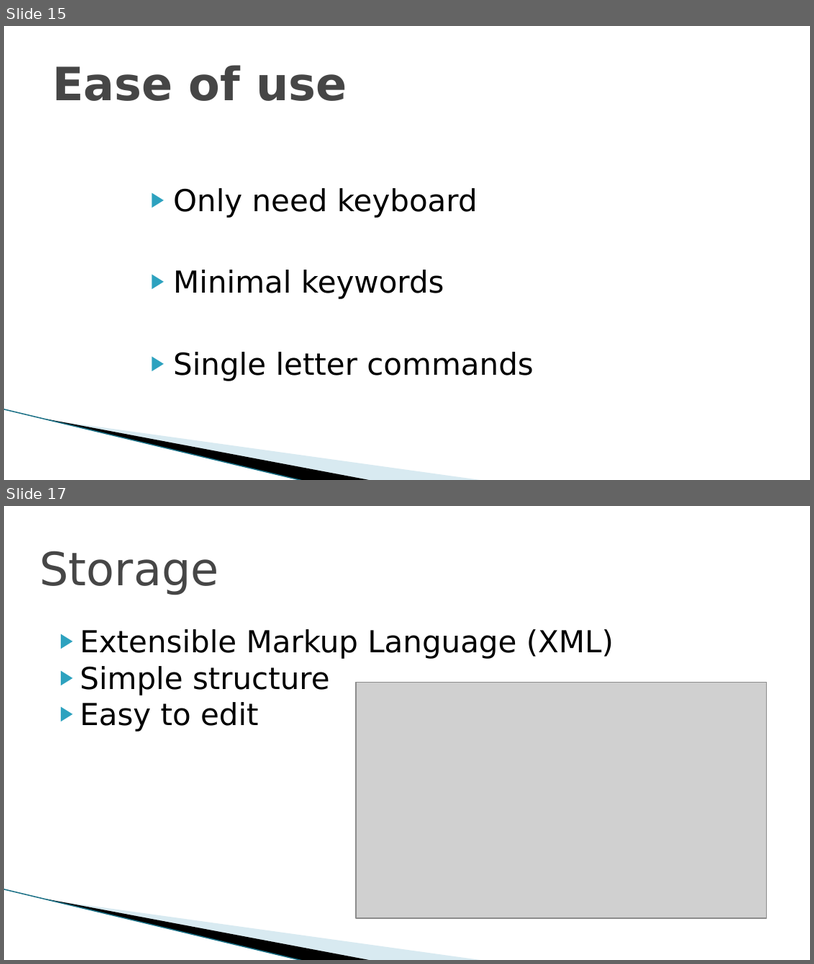
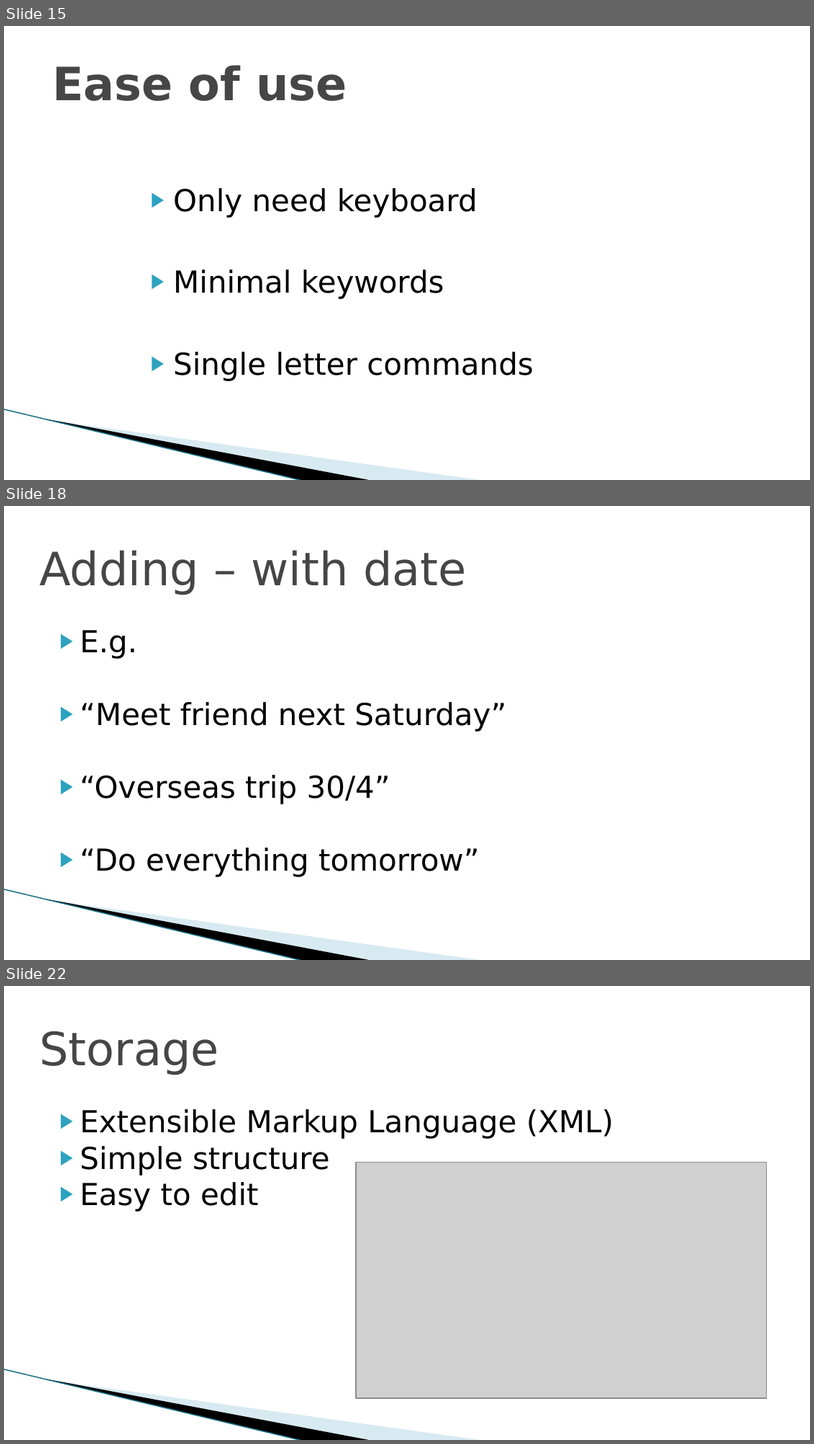
Before and after one commit to riwu/CS2101, a slide deck: WURI OP2.pptx. Shown one above the other, each under a label of ours: slides 15 and 17 before the commit, slides 15, 18 and 22 after it; the slides between them are not shown. The pictures are 814x964 and 814x1444 pixels, drawn with LibreOffice and Linux fonts; fonts in the diff are those of the drawing; grey boxes stand for pictures; background and template pictures are left out. Boxes give left, top, right and bottom in pixels: in the first picture for what was removed or moved away, otherwise in the second. Text is boxed around its words. In the diff, an @@ line names an element or a change of style, - is before the commit and + after.

```diff
--- a/WURI OP2.pptx
+++ b/WURI OP2.pptx
@@ slide 18 added at (4,506,810,960), background #FFFFFF; not listed: 3 template elements that a slide beside it also shows @@
@@ title added at (39,550,467,595), 41 pt, text #464646 @@
+Adding – with date
@@ text added at (80,630,507,877), 27 pt, text #000000 @@
+▶ E.g.
+▶ “Meet friend next Saturday”
+▶ “Overseas trip 30/4”
+▶ “Do everything tomorrow”
@@ what was slide 17 is now slide 22 @@
```
Also in this commit, not shown: 4 other slides added.
